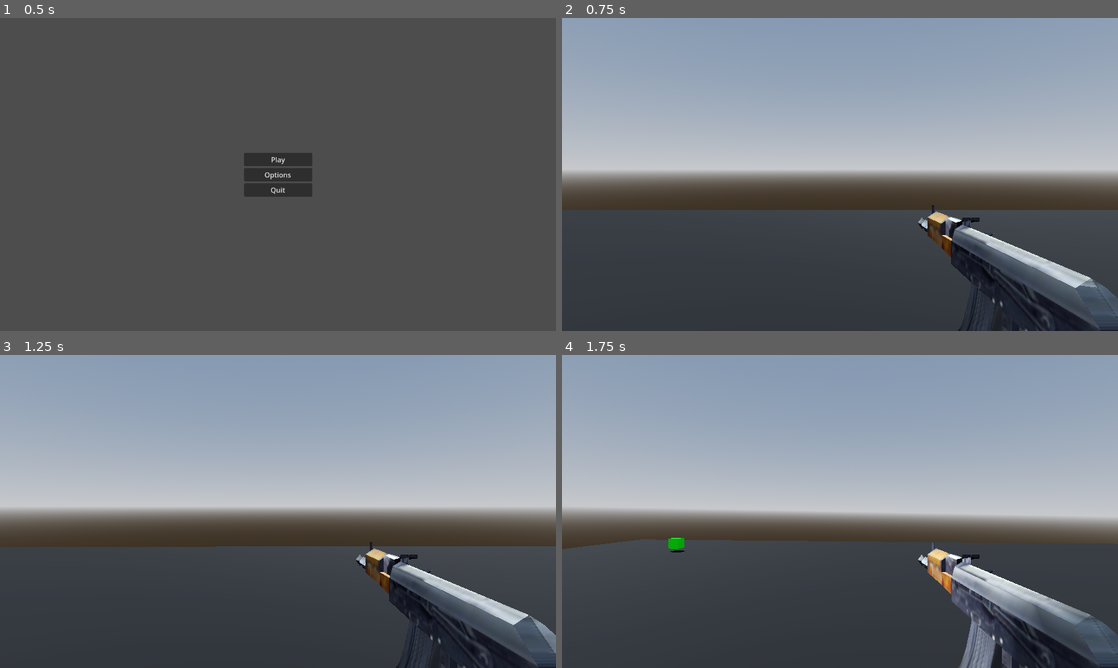
Above: before the commit, frames 1-4 (two rows, left to right).
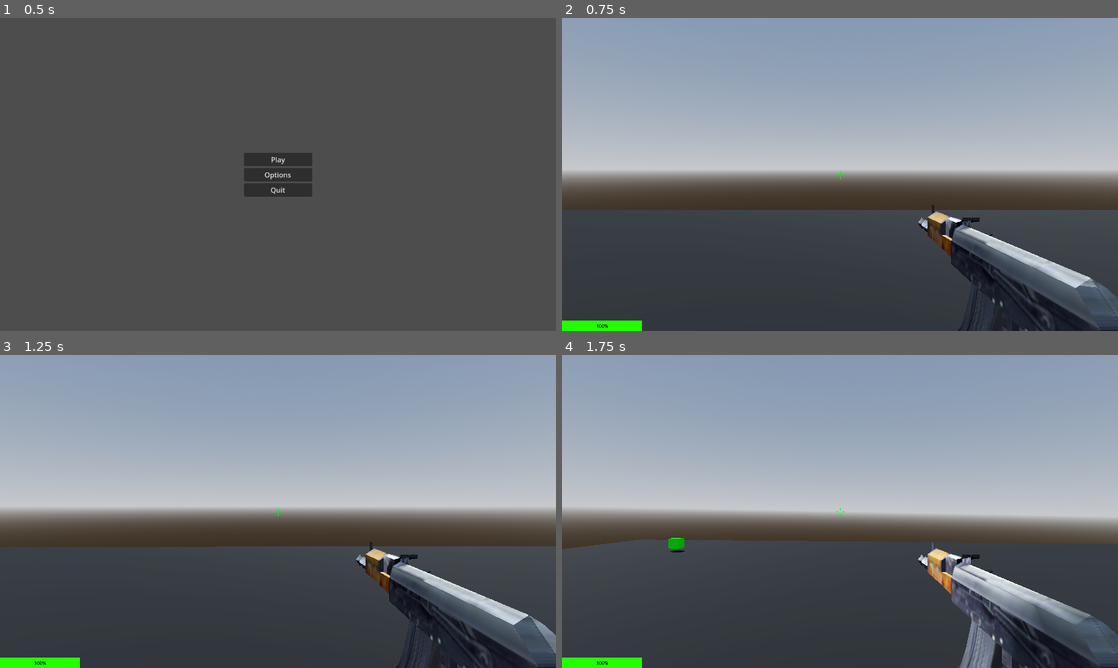
Above: after the commit, the same moments.

Repository: Adnanafg/GASpel
Game: Godot game, scene res://Scenes/main_menu.tscn
Same seed, same stepped clock (60 frames per second), same inputs: the game is played once before the commit and once after it.
Inputs (mouse positions are in pixels of both pictures, inside the frame that each line leads up to):
- Up to frame 1 (0.5 s): no input
- Up to frame 2 (0.75 s): click "Play" at 0.5 s
- Up to frame 3 (1.25 s): no input
- Up to frame 4 (1.75 s): tap Enter at 1.25 s; move the mouse to (962, 495) at 1.27 s; hold D (right) from 1.28 s (still down); hold Ctrl (crouch) from 1.28 s (still down); tap Space (jump) at 1.52 s

Frame 1 is identical in both runs. In frame 2, 0.5% of the frame differs, in the area x 0-51%, y 48-100%; in frame 3, 0.5%; in frame 4, 0.5%.

Commit message:
comment final stuff

Diff:
--- a/Scenes/player.tscn
+++ b/Scenes/player.tscn
@@ -57,9 +57,5 @@
 transform = Transform3D(-4.37114e-09, 0, 0.1, 0, 0.1, 0, -0.1, 0, -4.37114e-09, 0.094055, -0.223819, -0.196197)
 
 [node name="UI" parent="Nacke/Huvud/Camera3D/AK74U" instance=ExtResource("3_7p57r")]
-offset_left = -725.995
-offset_top = -569.182
-offset_right = -725.995
-offset_bottom = -569.182
 
 [connection signal="body_entered" from="Area3D" to="." method="_on_Area_3d_body_entered"]
--- a/Scripts/Player.gd
+++ b/Scripts/Player.gd
@@ -34,12 +34,13 @@
 @export var crouching_speed = 3.0
 @export var jump_velocity = 4.5
 @export var crouching_height= -0.4
+@export var slide_speed = 10.0
 
 var slide_timer = 0.0
 var slide_timer_max = 1.2
 var slide = false
 var slide_vector = Vector2.ZERO
-@export var slide_speed = 10.0
+
 
 var can_slide = true
 var walking = false
@@ -148,7 +149,7 @@
 		slide_timer -= delta
 		if slide_timer <= 0:
 			slide = false
-			print("slide slut")
+			#print("slide slut")
 			free_looking = false
 
 	# Gravitation logik.
